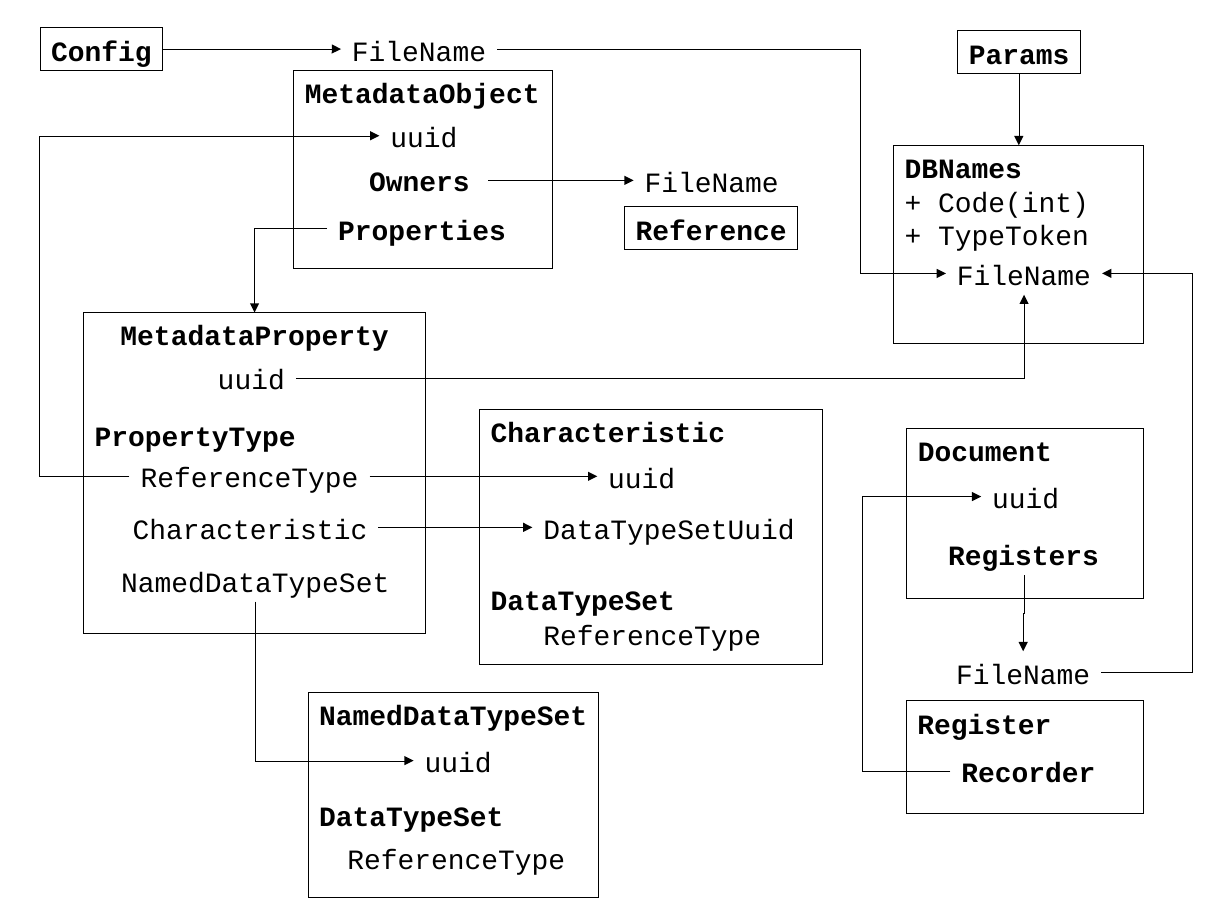
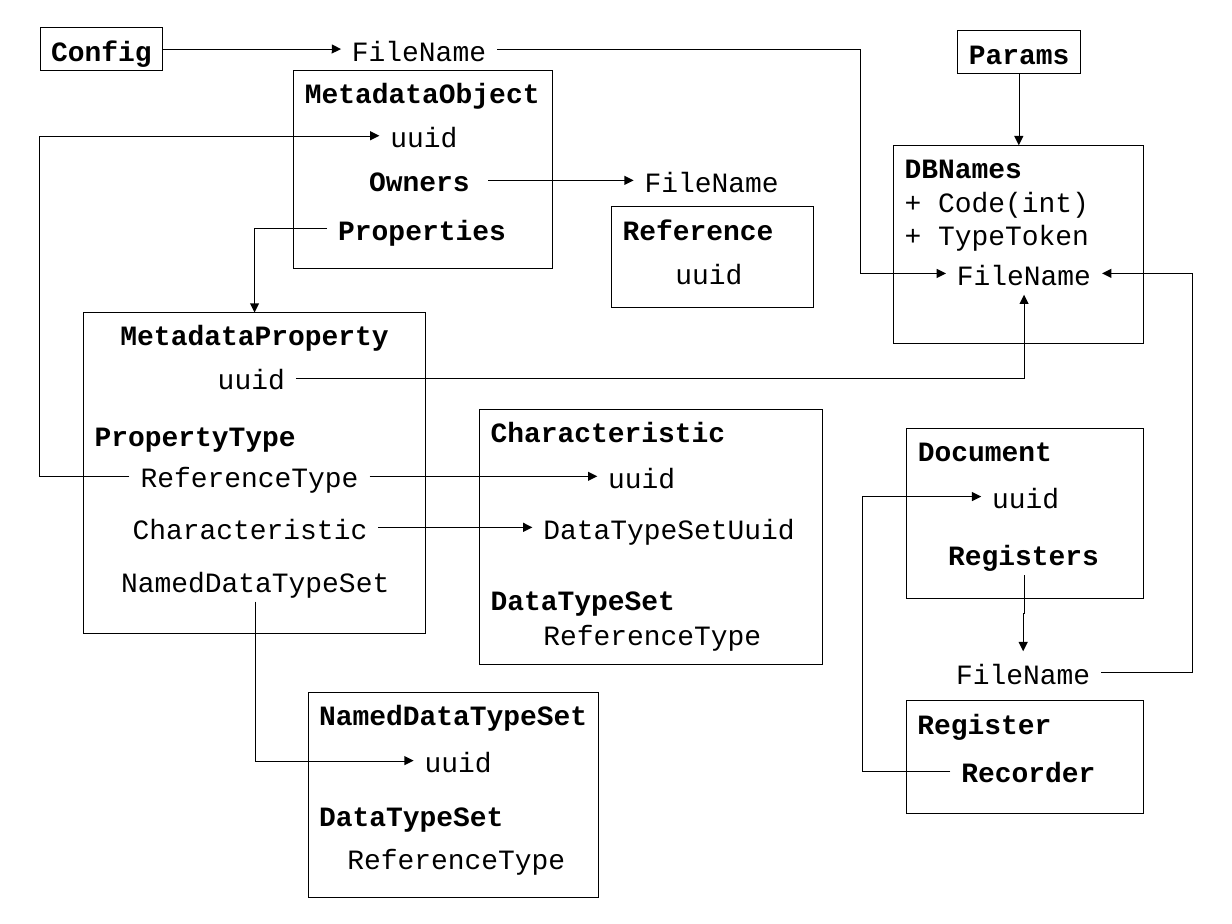
Before and after one commit to zhichkin/dajet-metadata, a slide deck: slide 2 of doc/Class diagram.odp. Drawn at 1232x924 pixels with LibreOffice and Linux fonts; fonts in the diff are those of the drawing. Boxes give left, top, right and bottom in pixels: in the first picture for what was removed or moved away, otherwise in the second. Text is boxed around its words. In the diff, an @@ line names an element or a change of style, - is before the commit and + after.

```diff
--- a/doc/Class diagram.odp
+++ b/doc/Class diagram.odp
@@ rectangle "Reference": place and size @@
-rectangle "Reference" at (625,207,798,249)
+rectangle "Reference" at (612,207,814,309)
@@ text added at (675,264,742,285), 18 pt, text #000000 @@
+uuid
```
Also in this commit, not shown: 1 other file.
